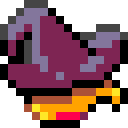
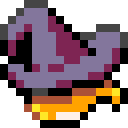
Two versions of the same layered image (128x128). Layer-by-layer changes:
added layer "Layer 15" above "Layer 8" over [8, 16, 128, 120]
